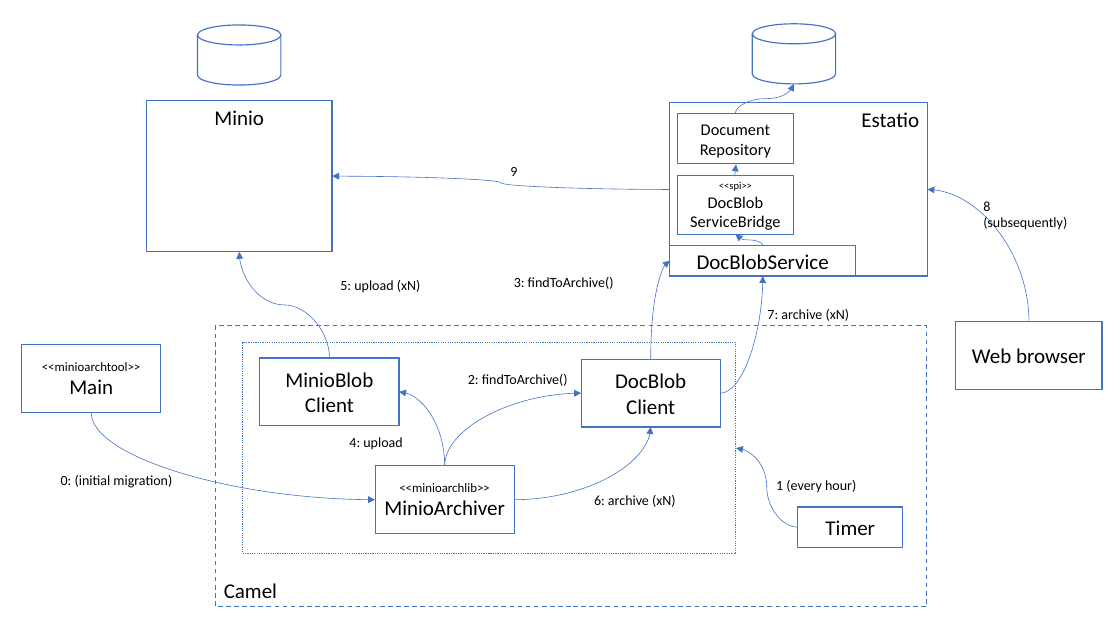
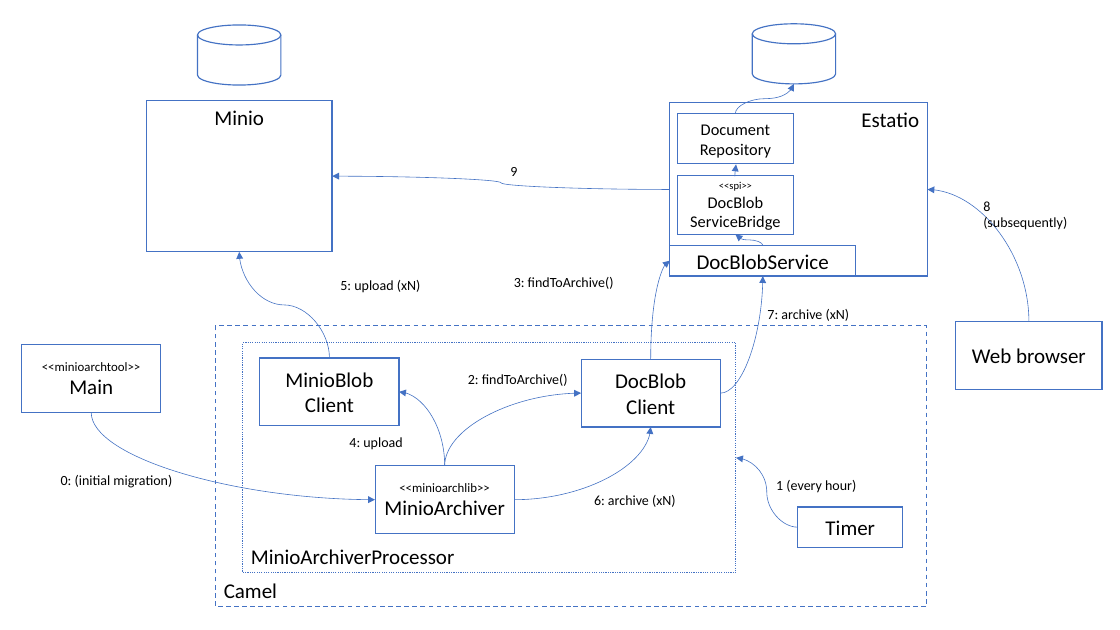
Before and after one commit to incodehq/incode-platform, a slide deck: slide 1 of modules/lib/minio/src/main/asciidoc/resources/design-sketch.pptx. Drawn at 1120x630 pixels with LibreOffice and Linux fonts; fonts in the diff are those of the drawing. Boxes give left, top, right and bottom in pixels: in the first picture for what was removed or moved away, otherwise in the second. Text is boxed around its words. In the diff, an @@ line names an element or a change of style, - is before the commit and + after.

```diff
--- a/modules/lib/minio/src/main/asciidoc/resources/design-sketch.pptx
+++ b/modules/lib/minio/src/main/asciidoc/resources/design-sketch.pptx
@@ rectangle "MinioArchiverProcessor": place and size @@
-rectangle "MinioArchiverProcessor" at [243, 343, 736, 554]
+rectangle "MinioArchiverProcessor" at [243, 343, 736, 573]
@@ curved arrow moved from (798, 528) - (736, 449) to (798, 528) - (736, 458) @@
@@ text in rectangle at [251, 549, 454, 564]: text added @@
+MinioArchiverProcessor
```
Also in this commit, not shown: 3 other files.
